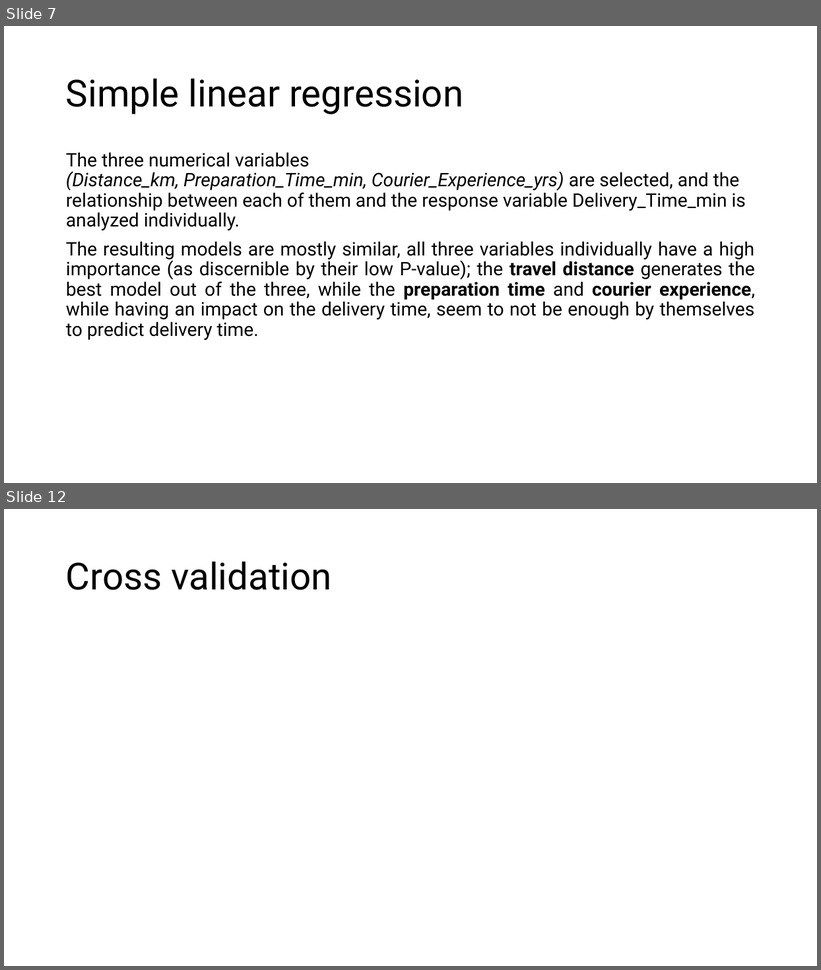
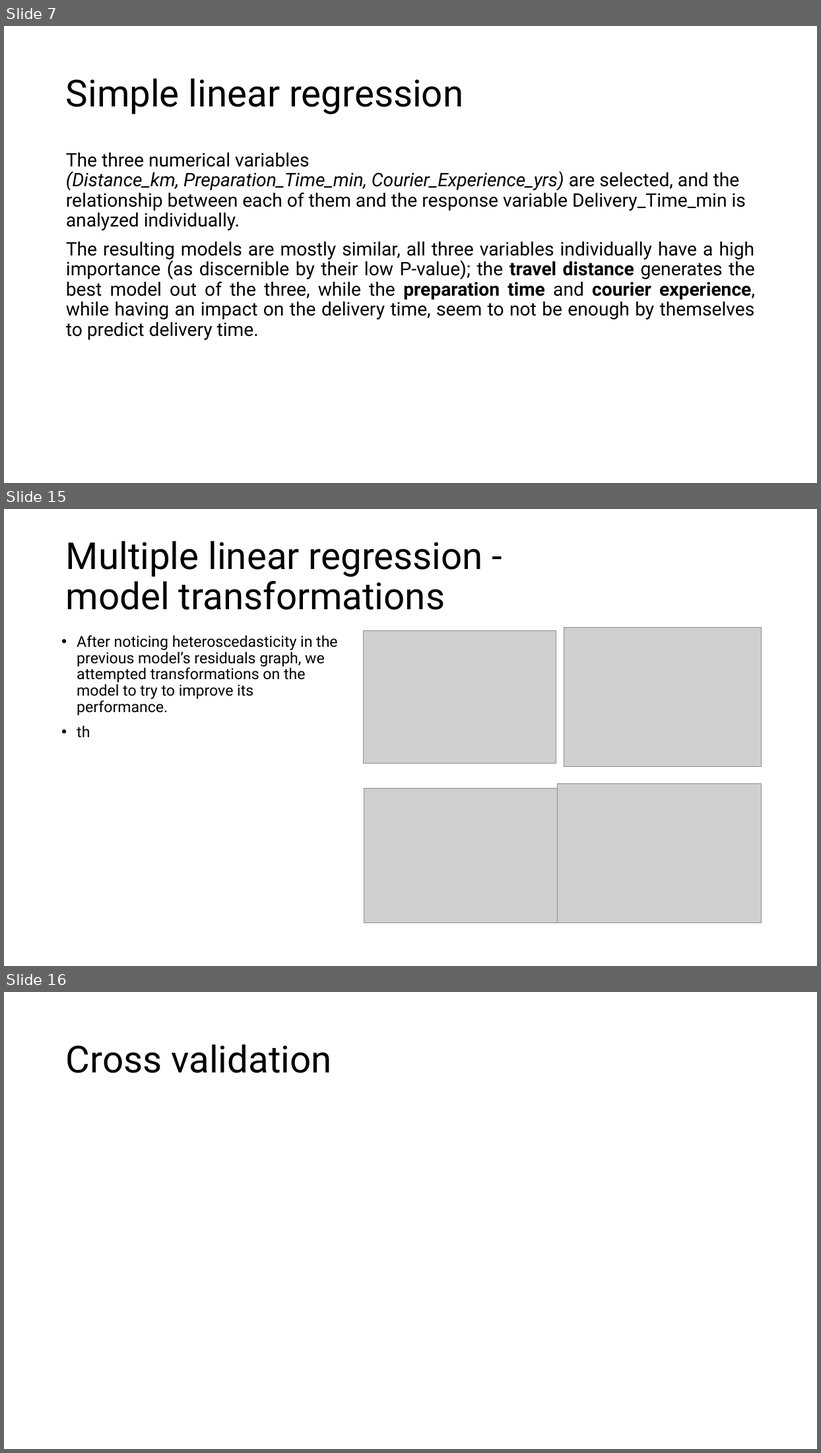
Before and after one commit to DanieleGotti/Food_Delivery_Time_Prediction, a slide deck: Presentazione_progetto.pptx. Shown one above the other, each under a label of ours: slides 7 and 12 before the commit, slides 7, 15 and 16 after it; the slides between them are not shown. The pictures are 821x970 and 821x1453 pixels, drawn with LibreOffice and Linux fonts; fonts in the diff are those of the drawing; grey boxes stand for pictures. Boxes give left, top, right and bottom in pixels: in the first picture for what was removed or moved away, otherwise in the second. Text is boxed around its words. In the diff, an @@ line names an element or a change of style, - is before the commit and + after.

```diff
--- a/Presentazione_progetto.pptx
+++ b/Presentazione_progetto.pptx
@@ slide 15 added at [4,509,817,966], background #FFFFFF @@
@@ title added at [66,541,483,610], 44 pt, text #000000 @@
+Multiple linear regression -
+model transformations
@@ picture added at [564,627,762,766] @@
@@ text added at [77,635,338,738], 18 pt, text #000000 @@
+• After noticing heteroscedasticity in the previous model’s residuals graph, we attempted transformations on the model to try to improve its performance.
+• th
@@ picture added at [363,631,556,764] @@
@@ picture added at [557,784,761,923] @@
@@ picture added at [364,788,561,923] @@
@@ what was slide 12 is now slide 16 @@
```
Also in this commit, not shown: 4 slides changed, 3 other slides added, 25 other files.
